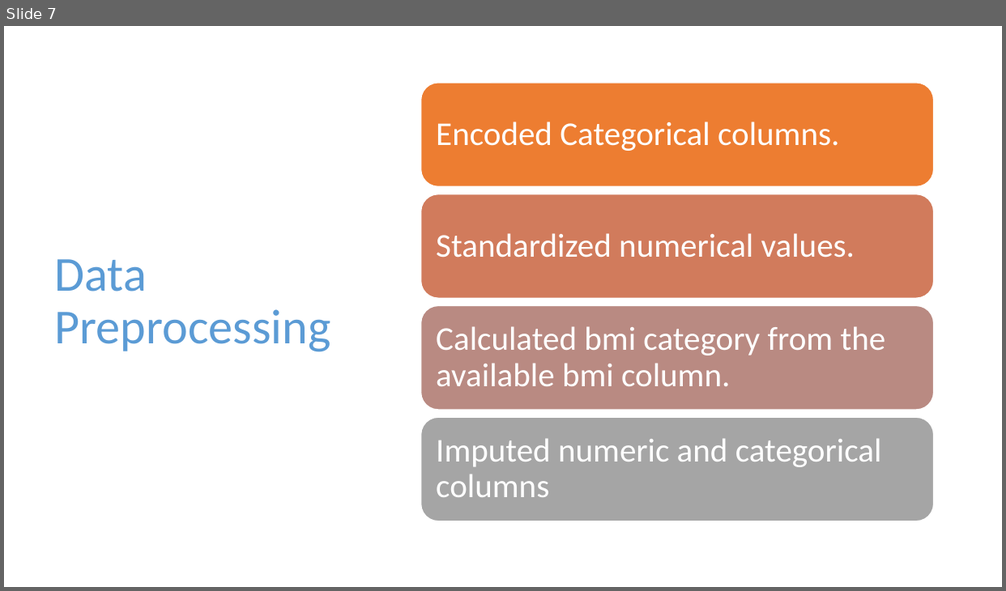
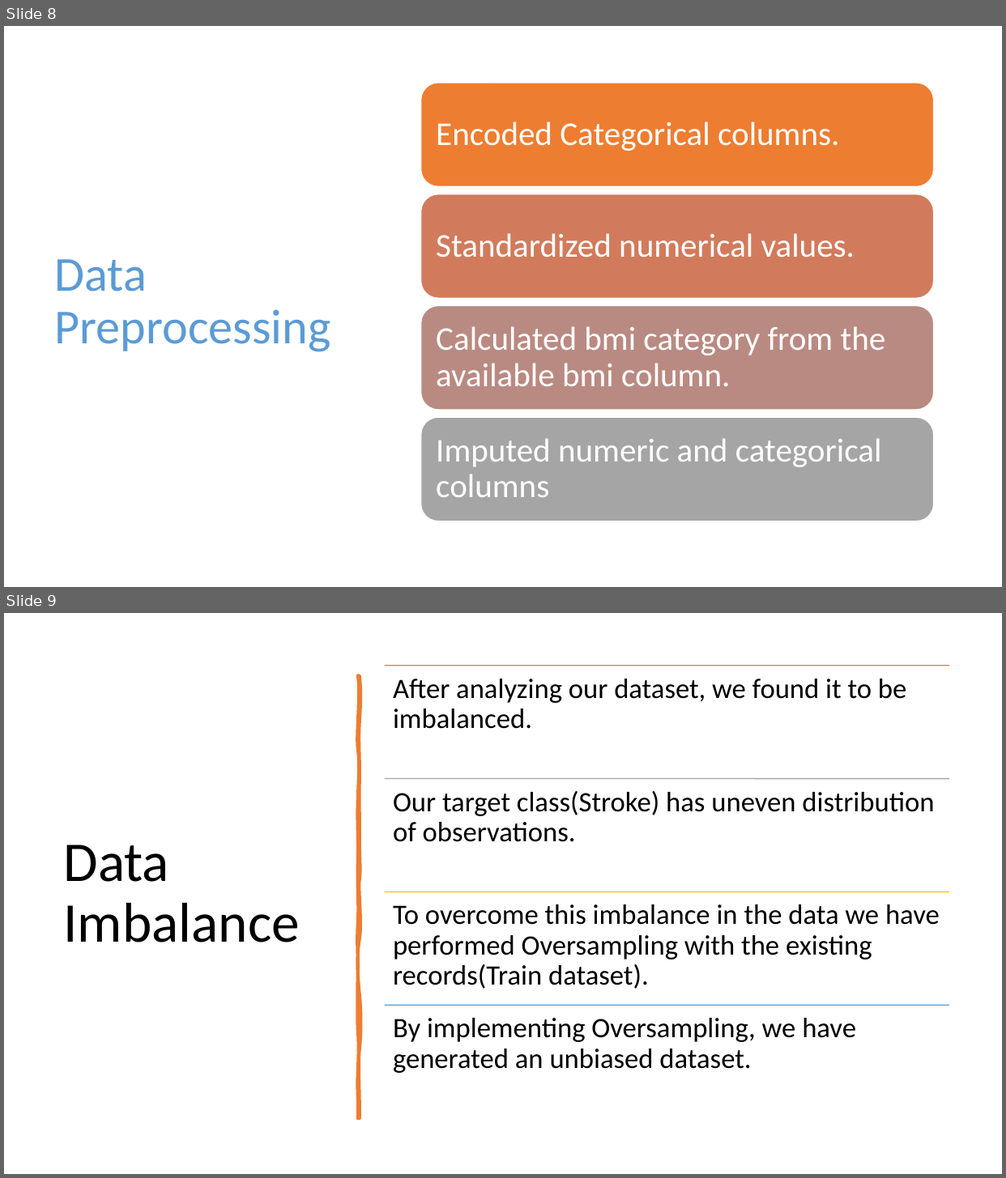
Before and after one commit to dudyalasaisumanth/bigdataproject, a slide deck: presentation.pptx. Shown one above the other, each under a label of ours: slide 7 before the commit, slides 8 and 9 after it. The pictures are 1006x591 and 1006x1178 pixels, drawn with LibreOffice and Linux fonts; fonts in the diff are those of the drawing. Boxes give left, top, right and bottom in pixels: in the first picture for what was removed or moved away, otherwise in the second. Text is boxed around its words. In the diff, an @@ line names an element or a change of style, - is before the commit and + after.

```diff
--- a/presentation.pptx
+++ b/presentation.pptx
@@ slide 9 added at [4, 613, 1002, 1174], background #FFFFFF @@
@@ freeform shape added at [358, 676, 360, 1119], fill #ED7D31, outline #ED7D31 3.25 pt @@
@@ title added at [63, 845, 299, 943], 54 pt, text #000000 @@
+Data Imbalance
@@ group added at [385, 666, 949, 1073]: 4 lines, 4 texts @@
+After analyzing our dataset, we found it to be imbalanced.
+Our target class(Stroke) has uneven distribution of observations.
+To overcome this imbalance in the data we have performed Oversampling with the existing records(Train dataset).
+By implementing Oversampling, we have generated an unbiased dataset.
@@ what was slide 7 is now slide 8 @@
```
Also in this commit, not shown: 10 slides changed, 5 other slides added, 2 slides removed, 12 other files.
